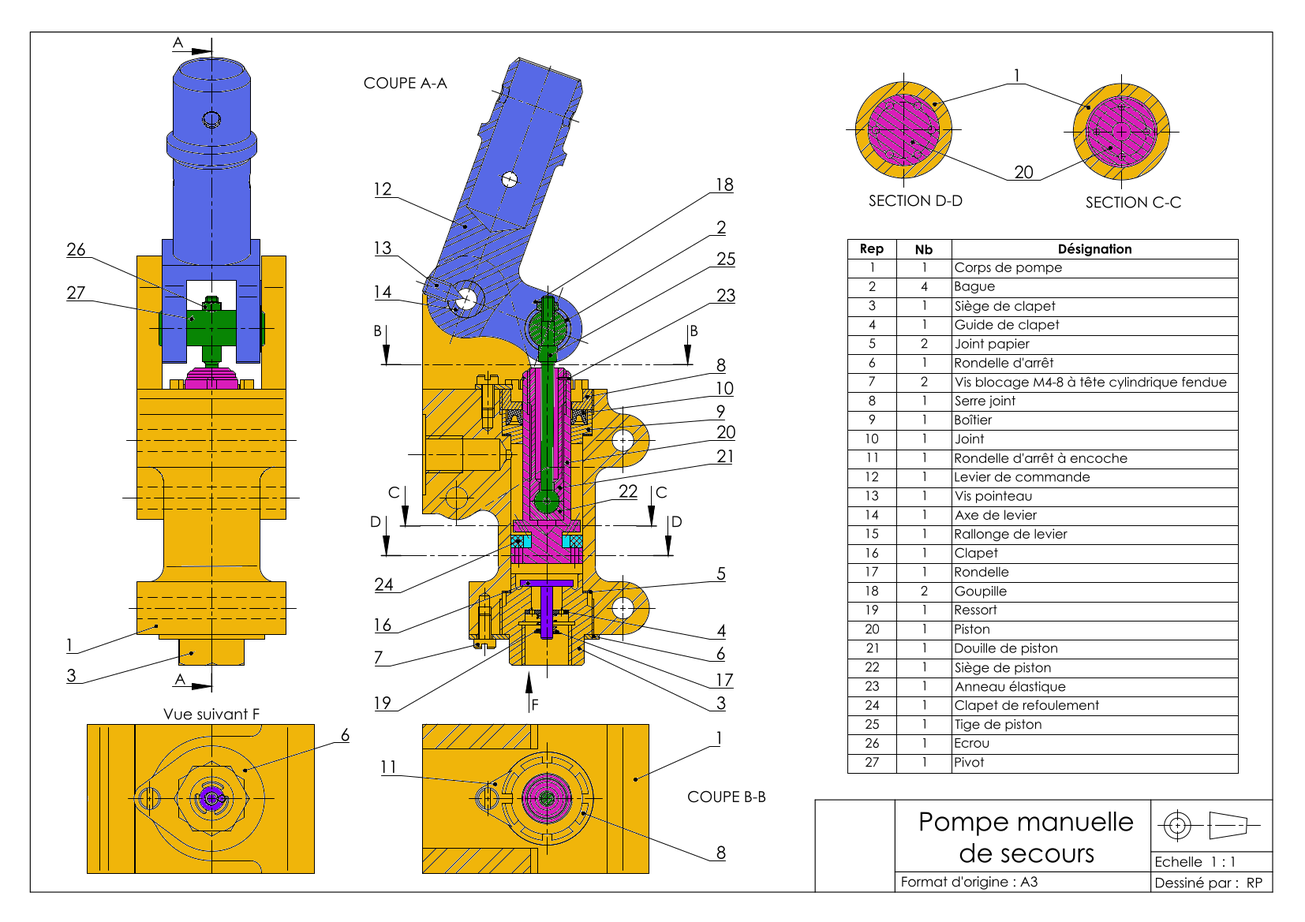
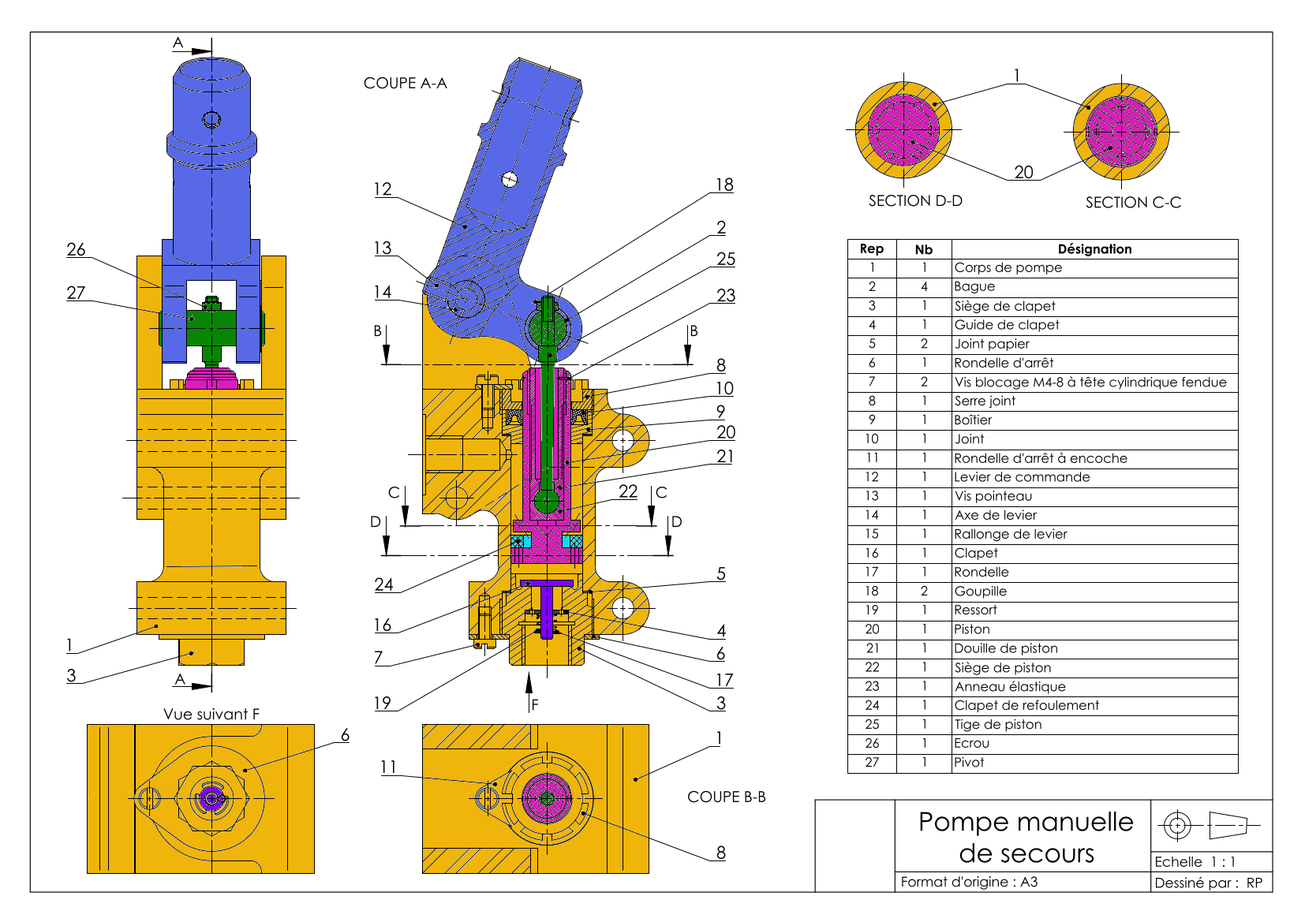
Before/after of a 1305px x 922px layered artwork. What changed in the layer stack:
painted on "C01" over (455, 288, 477, 310)
